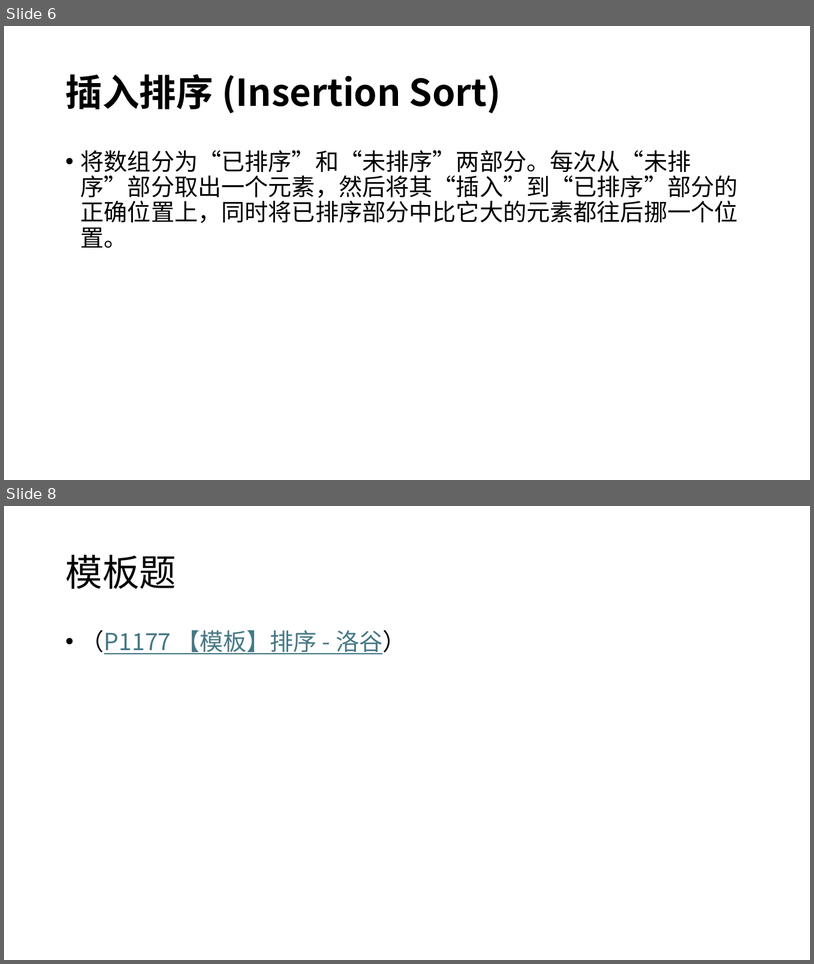
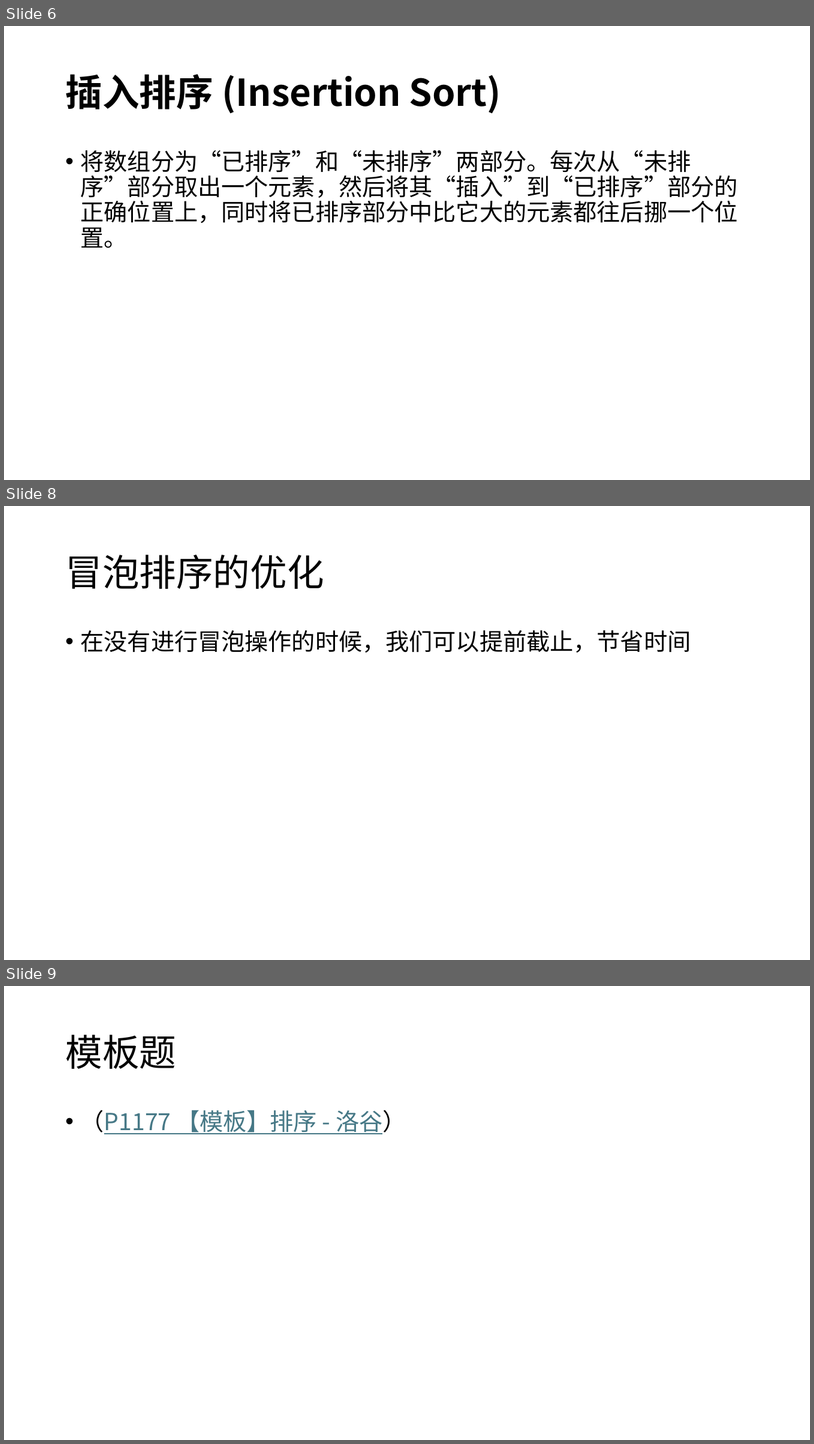
Before and after one commit to ztg-666/suanfa, a slide deck: 算法竞赛ppt/002_排序算法.pptx. Shown one above the other, each under a label of ours: slides 6 and 8 before the commit, slides 6, 8 and 9 after it; the slides between them are not shown. The pictures are 814x964 and 814x1444 pixels, drawn with LibreOffice and Linux fonts; fonts in the diff are those of the drawing. Boxes give left, top, right and bottom in pixels: in the first picture for what was removed or moved away, otherwise in the second. Text is boxed around its words. In the diff, an @@ line names an element or a change of style, - is before the commit and + after.

```diff
--- a/算法竞赛ppt/002_排序算法.pptx
+++ b/算法竞赛ppt/002_排序算法.pptx
@@ slide 8 added at <box>4,506,810,960</box>, background #FFFFFF @@
@@ title added at <box>65,555,324,589</box>, 44 pt, text #000000 @@
+冒泡排序的优化
@@ text added at <box>81,630,692,652</box>, 28 pt, text #000000 @@
+• 在没有进行冒泡操作的时候，我们可以提前截止，节省时间
@@ what was slide 8 is now slide 9 @@
```
Also in this commit, not shown: 1 slide changed, 3 other files.
